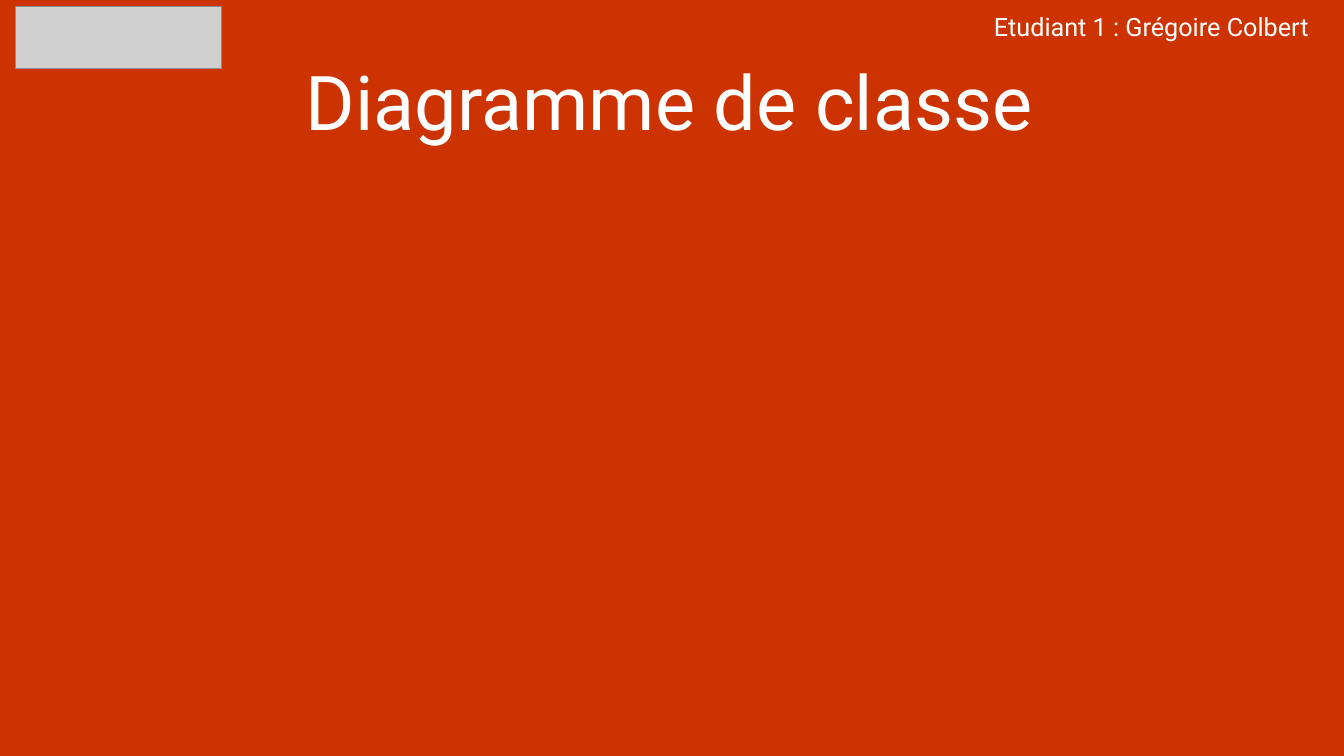
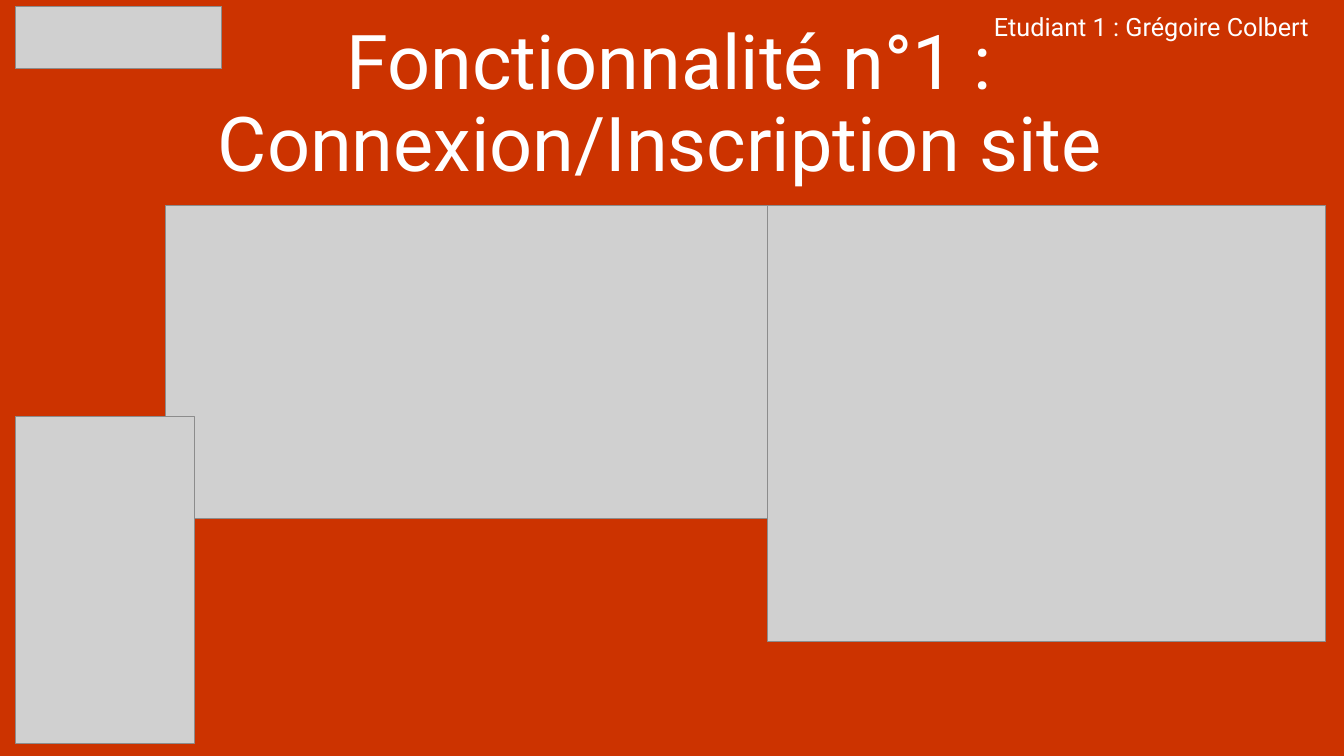
Before and after one commit to Colbert1/Projet_CrossLaPro, a slide deck: slide 16 of Ressources/Presentation_Projet_CrossLaPro_E1_Colbert.pptx. Drawn at 1344x756 pixels with LibreOffice and Linux fonts; fonts in the diff are those of the drawing; grey boxes stand for pictures. Boxes give left, top, right and bottom in pixels: in the first picture for what was removed or moved away, otherwise in the second. Text is boxed around its words. In the diff, an @@ line names an element or a change of style, - is before the commit and + after.

```diff
--- a/Ressources/Presentation_Projet_CrossLaPro_E1_Colbert.pptx
+++ b/Ressources/Presentation_Projet_CrossLaPro_E1_Colbert.pptx
@@ title at (218, 32, 1101, 187): text changed @@
-Diagramme de classe
+Fonctionnalité n°1 : Connexion/Inscription site
@@ picture added at (165, 206, 771, 518) @@
@@ picture added at (767, 206, 1326, 642) @@
@@ picture added at (16, 416, 195, 743) @@
```
Also in this commit, not shown: 6 other slides changed, 5 other files.
